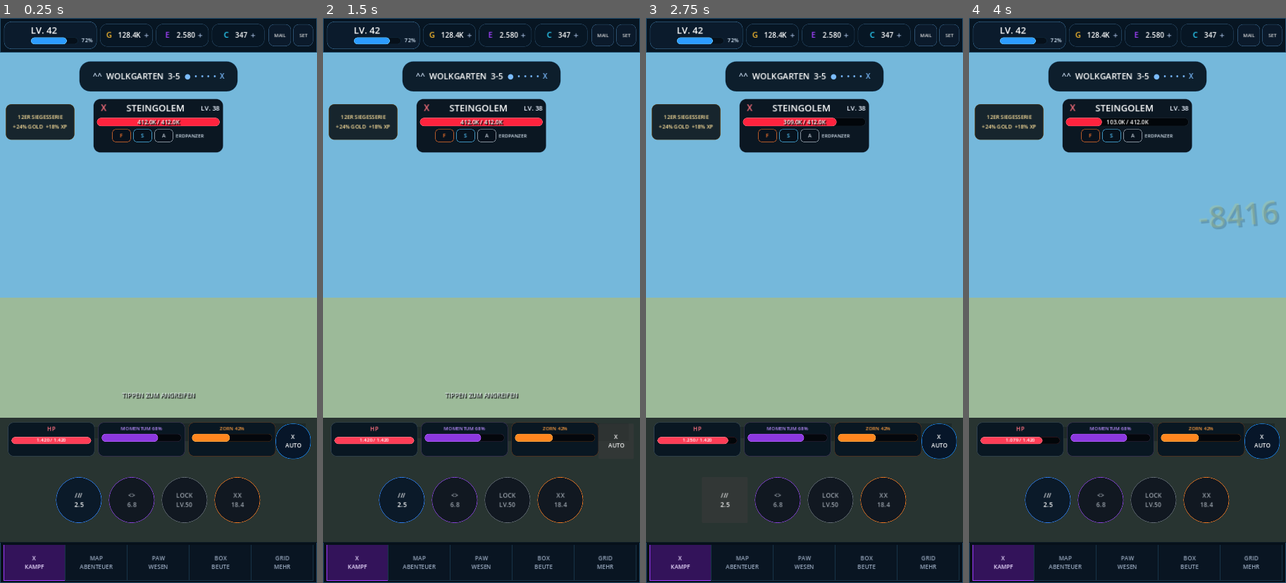
Above: before the commit, frames 1-4 (left to right).
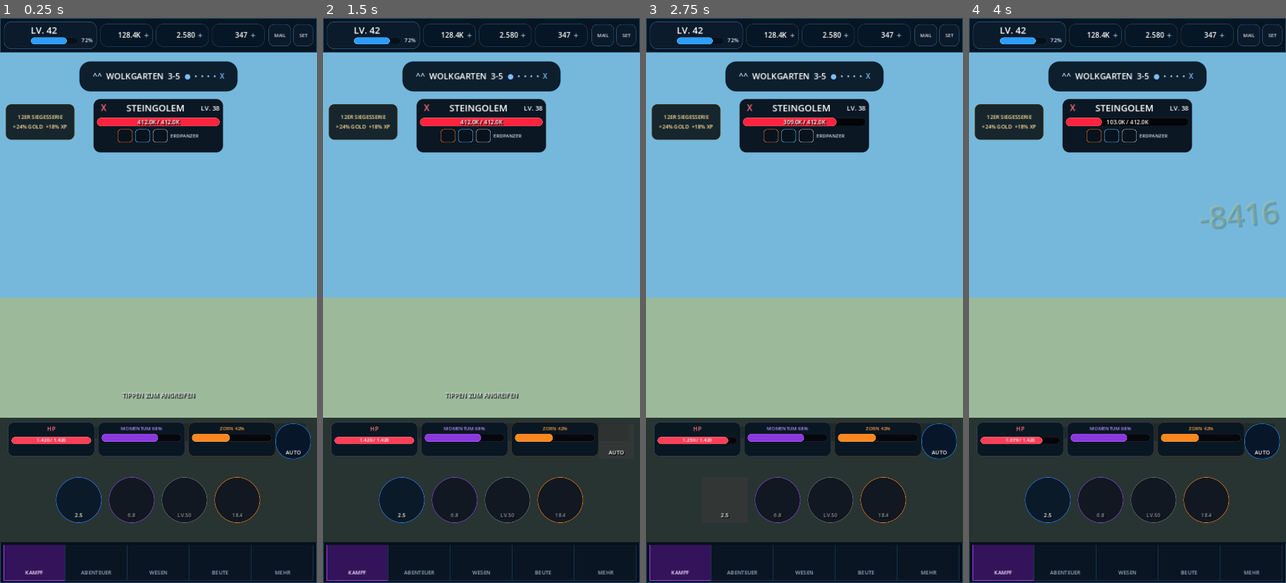
Above: after the commit, the same moments.

Repository: Broosskyy/Test-Game-Factory.
Game: Godot game, scene res://realm_alliance/combat/wolkgarten_combat.tscn
Same seed, same stepped clock (60 frames per second), same inputs: the game is played once before the commit and once after it.
Inputs (mouse positions are in pixels of both pictures, inside the frame that each line leads up to):
- Up to frame 1 (0.25 s): no input
- Up to frame 2 (1.5 s): click "X AUTO" (after the commit: "AUTO") at 0.5 s; click "ON AUTO" (after the commit: "AUTO ON") at 1.25 s
- Up to frame 3 (2.75 s): click (725, 498) at 2 s, where only the run before the commit has a clickable "/// 2.5"
- Up to frame 4 (4 s): click (1048, 498) at 2.75 s, where only the run after the commit has a clickable "2.5"; click (1127, 260) at 3.52 s

The runs differ from the first frame. In frame 1, 1.0% of the frame differs, in the area x 7-96%, y 2-99%; in frame 2, 1.0%; in frame 3, 1.0%; in frame 4, 1.0%.

Commit message:
assets: replace combat HUD placeholders with canonical V2 art

Diff:
--- a/realm_alliance/combat/wolkgarten_combat.gd
+++ b/realm_alliance/combat/wolkgarten_combat.gd
@@ -3,6 +3,7 @@
 const PORTRAIT_REFERENCE := Vector2i(720, 1280)
 const LANDSCAPE_REFERENCE := Vector2i(960, 540)
 const ASSET_ROOT := "res://assets/realm_alliance/production/"
+const V2_ASSET_ROOT := "res://assets/realm_alliance/v2/"
 
 const HERO_FILES := {
 	"idle": "hero/realmwaechter/idle.png",
@@ -55,6 +56,7 @@
 var attack_hint: Label
 var fullscreen_button: Button
 var slash_fx: TextureRect
+var impact_fx: TextureRect
 var momentum_bar: ProgressBar
 var fury_bar: ProgressBar
 var auto_button: Button
@@ -172,9 +174,9 @@
 	topbar.add_child(resources)
 
 	var resource_data := [
-		["G", "128.4K", Color("#f4b62d")],
-		["E", "2.580", Color("#a341ff")],
-		["C", "347", Color("#2bd5ff")]
+		["ui_v4/navigation/currency.png", "128.4K", Color("#f4b62d")],
+		["ui_v4/inventory_consumables/purple_orb.png", "2.580", Color("#a341ff")],
+		["ui_v4/inventory_consumables/blue_crystal.png", "347", Color("#2bd5ff")]
 	]
 	for entry in resource_data:
 		var resource := PanelContainer.new()
@@ -187,13 +189,12 @@
 		row.add_theme_constant_override("separation", 7)
 		resource.add_child(row)
 
-		var icon := Label.new()
-		icon.text = entry[0]
+		var icon := TextureRect.new()
+		icon.texture = _load_v2_texture(entry[0])
 		icon.custom_minimum_size = Vector2(26, 26)
-		icon.horizontal_alignment = HORIZONTAL_ALIGNMENT_CENTER
-		icon.vertical_alignment = VERTICAL_ALIGNMENT_CENTER
-		icon.add_theme_color_override("font_color", entry[2])
-		icon.add_theme_font_size_override("font_size", 18)
+		icon.expand_mode = TextureRect.EXPAND_IGNORE_SIZE
+		icon.stretch_mode = TextureRect.STRETCH_KEEP_ASPECT_CENTERED
+		icon.mouse_filter = Control.MOUSE_FILTER_IGNORE
 		row.add_child(icon)
 
 		var amount := Label.new()
@@ -329,10 +330,16 @@
 	_add_shadow(enemy_holder, 0.08, 0.91, 0.92, 0.98)
 
 	slash_fx = _make_texture_rect()
-	_anchor(slash_fx, 0.26, 0.48, 0.71, 0.68)
+	_anchor(slash_fx, 0.25, 0.44, 0.72, 0.70)
 	slash_fx.z_index = 15
 	slash_fx.visible = false
 	stage.add_child(slash_fx)
+
+	impact_fx = _make_texture_rect()
+	_anchor(impact_fx, 0.56, 0.41, 0.96, 0.70)
+	impact_fx.z_index = 16
+	impact_fx.visible = false
+	stage.add_child(impact_fx)
 
 	_build_enemy_hud()
 	_build_damage_number()
@@ -432,17 +439,22 @@
 	status.alignment = BoxContainer.ALIGNMENT_CENTER
 	status.add_theme_constant_override("separation", 6)
 	box.add_child(status)
-	for entry in [["F", "#ff772b"], ["S", "#53c7ff"], ["A", "#bcc5d0"]]:
+	var status_icons := [
+		["ui_v4/combat_status/burn.png", "#ff772b"],
+		["ui_v4/combat_status/defense_up.png", "#53c7ff"],
+		["ui_v4/combat_status/attack_up.png", "#bcc5d0"]
+	]
+	for entry in status_icons:
 		var chip := PanelContainer.new()
-		chip.custom_minimum_size = Vector2(42, 25)
+		chip.custom_minimum_size = Vector2(34, 30)
 		chip.add_theme_stylebox_override("panel", _panel_style(Color("#07121d"), Color(entry[1]), 7))
-		var chip_text := Label.new()
-		chip_text.text = entry[0]
-		chip_text.horizontal_alignment = HORIZONTAL_ALIGNMENT_CENTER
-		chip_text.vertical_alignment = VERTICAL_ALIGNMENT_CENTER
-		chip_text.add_theme_color_override("font_color", Color(entry[1]))
-		chip_text.add_theme_font_size_override("font_size", 12)
-		chip.add_child(chip_text)
+
+		var icon := TextureRect.new()
+		icon.texture = _load_v2_texture(entry[0])
+		icon.expand_mode = TextureRect.EXPAND_IGNORE_SIZE
+		icon.stretch_mode = TextureRect.STRETCH_KEEP_ASPECT_CENTERED
+		icon.mouse_filter = Control.MOUSE_FILTER_IGNORE
+		chip.add_child(icon)
 		status.add_child(chip)
 
 	var trait_label := Label.new()
@@ -562,7 +574,7 @@
 	vitals.add_child(fury_card)
 
 	auto_button = Button.new()
-	auto_button.text = "X\nAUTO"
+	auto_button.text = ""
 	auto_button.focus_mode = Control.FOCUS_NONE
 	auto_button.add_theme_font_size_override("font_size", 13)
 	auto_button.add_theme_color_override("font_color", Color.WHITE)
@@ -572,6 +584,7 @@
 	auto_button.z_index = 29
 	auto_button.pressed.connect(_toggle_auto)
 	stage.add_child(auto_button)
+	_decorate_icon_button(auto_button, "ui_v4/combat_core/auto.png", "AUTO", false)
 
 	var skills := HBoxContainer.new()
 	_anchor(skills, 0.045, 0.846, 0.955, 0.982)
@@ -581,27 +594,25 @@
 	stage.add_child(skills)
 
 	var skill_data := [
-		["///\n2.5", "#2e83ff", false],
-		["<>\n6.8", "#8f43e8", true],
-		["LOCK\nLV.50", "#69717c", true],
-		["XX\n18.4", "#ff7d21", true]
+		["ui_v4/combat_core/attack.png", "2.5", "#2e83ff", false],
+		["ui_v4/combat_core/target.png", "6.8", "#8f43e8", true],
+		["ui_v4/combat_core/heavy_attack.png", "LV.50", "#69717c", true],
+		["ui_v4/combat_core/heavy_attack.png", "18.4", "#ff7d21", true]
 	]
 	for data in skill_data:
 		var button := Button.new()
-		button.text = data[0]
+		button.text = ""
 		button.custom_minimum_size = Vector2(104, 104)
 		button.size_flags_vertical = Control.SIZE_SHRINK_CENTER
 		button.focus_mode = Control.FOCUS_NONE
-		button.disabled = bool(data[2])
-		button.add_theme_font_size_override("font_size", 14)
-		button.add_theme_color_override("font_color", Color.WHITE)
-		button.add_theme_color_override("font_disabled_color", Color("#9ba3ac"))
-		button.add_theme_stylebox_override("normal", _panel_style(Color("#0b1a29"), Color(data[1]), 52))
+		button.disabled = bool(data[3])
+		button.add_theme_stylebox_override("normal", _panel_style(Color("#0b1a29"), Color(data[2]), 52))
 		button.add_theme_stylebox_override("pressed", _panel_style(Color("#123652"), Color("#a8e3ff"), 52))
-		button.add_theme_stylebox_override("disabled", _panel_style(Color("#111821"), Color(data[1]), 52))
-		if not bool(data[2]):
+		button.add_theme_stylebox_override("disabled", _panel_style(Color("#111821"), Color(data[2]), 52))
+		if not bool(data[3]):
 			button.pressed.connect(_attack)
 		skills.add_child(button)
+		_decorate_icon_button(button, data[0], data[1], bool(data[3]))
 
 func _build_result_overlay() -> void:
 	result_overlay = ColorRect.new()
@@ -665,21 +676,20 @@
 	nav.add_child(row)
 
 	var entries := [
-		["X", "KAMPF"],
-		["MAP", "ABENTEUER"],
-		["PAW", "WESEN"],
-		["BOX", "BEUTE"],
-		["GRID", "MEHR"]
+		["ui_v4/navigation/combat.png", "KAMPF"],
+		["ui_v4/navigation/quest.png", "ABENTEUER"],
+		["ui_v4/navigation/monster.png", "WESEN"],
+		["ui_v4/navigation/inventory.png", "BEUTE"],
+		["ui_v4/navigation/menu.png", "MEHR"]
 	]
 	for entry in entries:
 		var button := Button.new()
-		button.text = "%s\n%s" % [entry[0], entry[1]]
+		button.text = ""
 		button.size_flags_horizontal = Control.SIZE_EXPAND_FILL
 		button.focus_mode = Control.FOCUS_NONE
-		button.add_theme_font_size_override("font_size", 13)
-		button.add_theme_color_override("font_color", Color("#eadcff") if entry[1] == "KAMPF" else Color("#9aaac0"))
 		button.add_theme_stylebox_override("normal", _panel_style(Color("#091522") if entry[1] != "KAMPF" else Color("#33135a"), Color("#173448") if entry[1] != "KAMPF" else Color("#a23cff"), 0))
 		row.add_child(button)
+		_decorate_nav_button(button, entry[0], entry[1], entry[1] == "KAMPF")
 
 func _add_world_texture(node_name: String, left: float, top: float, right: float, bottom: float, layer: int) -> void:
 	var texture_rect := _make_texture_rect()
@@ -717,7 +727,9 @@
 	if top_portrait != null:
 		top_portrait.texture = _load_texture(HERO_FILES["idle"])
 	if slash_fx != null:
-		slash_fx.texture = _load_texture("weapons/realmblade/vfx-basic.png")
+		slash_fx.texture = _load_texture("weapons/realmblade/vfx-crystal.png")
+	if impact_fx != null:
+		impact_fx.texture = _load_v2_texture("v190/vfx/combat_impacts/ice_impact_strong.png")
 	_set_hero_state("idle")
 	_set_enemy_state("idle")
 
@@ -765,13 +777,28 @@
 	_set_enemy_state("hit")
 	if slash_fx != null:
 		slash_fx.visible = true
-		slash_fx.modulate = Color(1.15, 1.0, 0.78, 1.0)
+		slash_fx.modulate = Color(1.1, 1.15, 1.35, 1.0)
 		var fx_tween := create_tween()
 		fx_tween.tween_property(slash_fx, "modulate:a", 0.0, 0.24)
 		fx_tween.finished.connect(func():
 			if is_instance_valid(slash_fx):
 				slash_fx.visible = false
 				slash_fx.modulate = Color.WHITE
+		)
+
+	if impact_fx != null:
+		impact_fx.visible = true
+		impact_fx.scale = Vector2(0.72, 0.72)
+		impact_fx.modulate = Color.WHITE
+		var impact_tween := create_tween()
+		impact_tween.set_parallel(true)
+		impact_tween.tween_property(impact_fx, "scale", Vector2.ONE, 0.18)
+		impact_tween.tween_property(impact_fx, "modulate:a", 0.0, 0.28)
+		impact_tween.finished.connect(func():
+			if is_instance_valid(impact_fx):
+				impact_fx.visible = false
+				impact_fx.scale = Vector2.ONE
+				impact_fx.modulate = Color.WHITE
 		)
 	_show_damage(DISPLAY_DAMAGE[damage_index % DISPLAY_DAMAGE.size()])
 	damage_index += 1
@@ -862,6 +889,10 @@
 	if slash_fx != null:
 		slash_fx.visible = false
 		slash_fx.modulate = Color.WHITE
+	if impact_fx != null:
+		impact_fx.visible = false
+		impact_fx.scale = Vector2.ONE
+		impact_fx.modulate = Color.WHITE
 	_set_hero_state("idle")
 	_set_enemy_state("idle")
 	_refresh_hud()
@@ -870,7 +901,9 @@
 func _toggle_auto() -> void:
 	auto_enabled = not auto_enabled
 	if auto_button != null:
-		auto_button.text = ("ON" if auto_enabled else "X") + "\nAUTO"
+		var caption := auto_button.get_node_or_null("Caption") as Label
+		if caption != null:
+			caption.text = "AUTO ON" if auto_enabled else "AUTO"
 
 
 func _format_thousands(value: int) -> String:
@@ -883,6 +916,61 @@
 		out = raw[i] + out
 		count += 1
 	return out
+
+
+func _load_v2_texture(relative_path: String) -> Texture2D:
+	var path := V2_ASSET_ROOT + relative_path
+	if not ResourceLoader.exists(path):
+		push_error("Missing REALM ALLIANCE V2 asset: " + path)
+		return null
+	return load(path) as Texture2D
+
+
+func _decorate_icon_button(button: Button, relative_path: String, caption_text: String, dimmed: bool) -> void:
+	var icon := TextureRect.new()
+	icon.name = "Icon"
+	icon.texture = _load_v2_texture(relative_path)
+	icon.expand_mode = TextureRect.EXPAND_IGNORE_SIZE
+	icon.stretch_mode = TextureRect.STRETCH_KEEP_ASPECT_CENTERED
+	icon.mouse_filter = Control.MOUSE_FILTER_IGNORE
+	icon.modulate = Color(0.62, 0.66, 0.72, 0.85) if dimmed else Color.WHITE
+	_anchor(icon, 0.18, 0.08, 0.82, 0.72)
+	button.add_child(icon)
+
+	var caption := Label.new()
+	caption.name = "Caption"
+	caption.text = caption_text
+	caption.horizontal_alignment = HORIZONTAL_ALIGNMENT_CENTER
+	caption.vertical_alignment = VERTICAL_ALIGNMENT_CENTER
+	caption.mouse_filter = Control.MOUSE_FILTER_IGNORE
+	caption.add_theme_color_override("font_color", Color("#8d98a8") if dimmed else Color.WHITE)
+	caption.add_theme_color_override("font_shadow_color", Color(0, 0, 0, 0.9))
+	caption.add_theme_constant_override("shadow_offset_x", 2)
+	caption.add_theme_constant_override("shadow_offset_y", 2)
+	caption.add_theme_font_size_override("font_size", 12)
+	_anchor(caption, 0.0, 0.68, 1.0, 0.98)
+	button.add_child(caption)
+
+
+func _decorate_nav_button(button: Button, relative_path: String, caption_text: String, active: bool) -> void:
+	var icon := TextureRect.new()
+	icon.texture = _load_v2_texture(relative_path)
+	icon.expand_mode = TextureRect.EXPAND_IGNORE_SIZE
+	icon.stretch_mode = TextureRect.STRETCH_KEEP_ASPECT_CENTERED
+	icon.mouse_filter = Control.MOUSE_FILTER_IGNORE
+	icon.modulate = Color.WHITE if active else Color(0.70, 0.76, 0.86, 0.86)
+	_anchor(icon, 0.32, 0.08, 0.68, 0.58)
+	button.add_child(icon)
+
+	var caption := Label.new()
+	caption.text = caption_text
+	caption.horizontal_alignment = HORIZONTAL_ALIGNMENT_CENTER
+	caption.vertical_alignment = VERTICAL_ALIGNMENT_CENTER
+	caption.mouse_filter = Control.MOUSE_FILTER_IGNORE
+	caption.add_theme_color_override("font_color", Color("#f1e6ff") if active else Color("#9aaac0"))
+	caption.add_theme_font_size_override("font_size", 12)
+	_anchor(caption, 0.0, 0.58, 1.0, 0.96)
+	button.add_child(caption)
 
 
 func _toggle_fullscreen() -> void:
